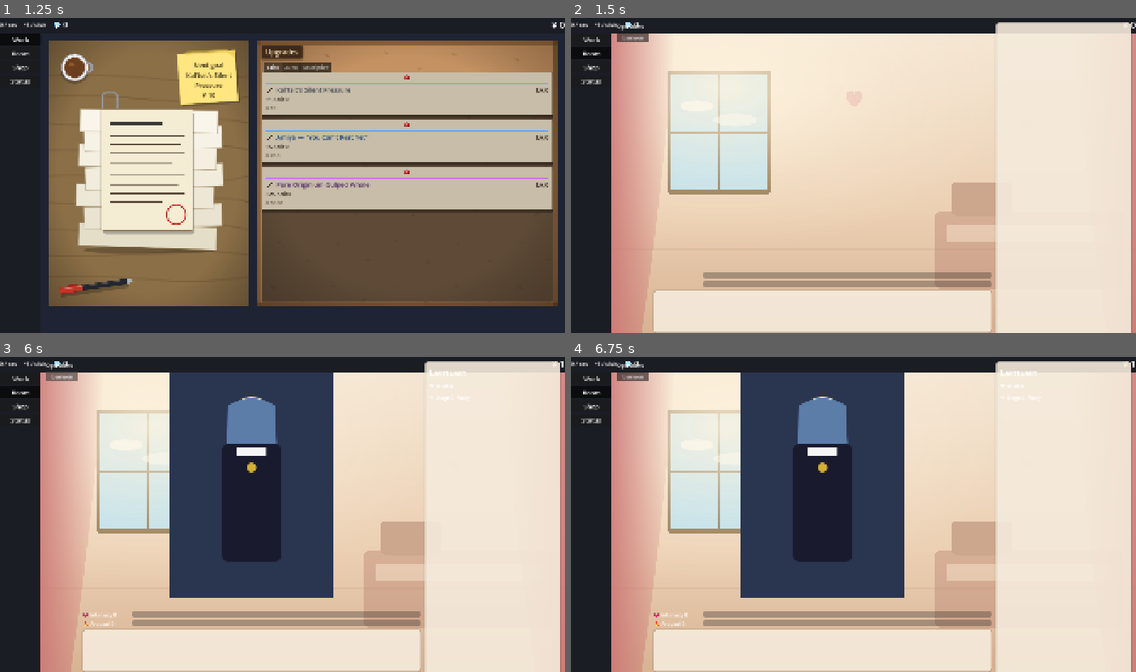
Above: before the commit, frames 1-4 (two rows, left to right).
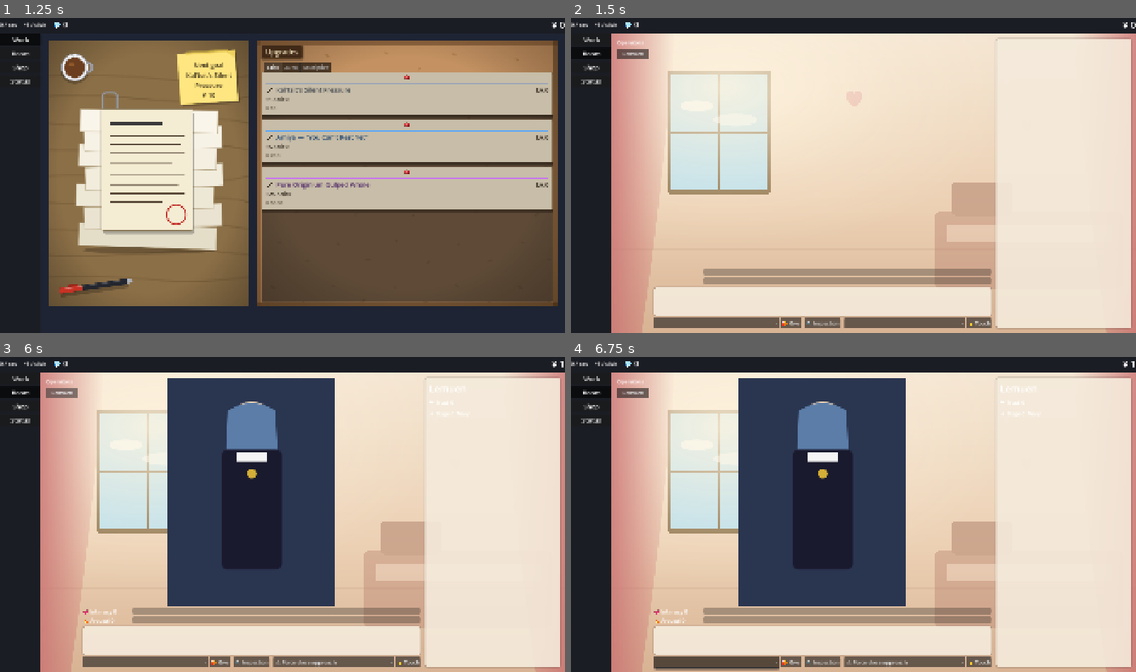
Above: after the commit, the same moments.

Repository: bakamarudasi/clickergame_demo
Game: Godot game, scene res://scenes/main.tscn
The game is run twice, just before and just after one commit, with the same random seed, the same clock (stepped at 60 frames per second) and the same inputs.
Inputs (mouse positions are in pixels of both pictures, inside the frame that each line leads up to):
- Up to frame 1 (1.25 s): click "Work" at 0.5 s
- Up to frame 2 (1.5 s): click "Room" at 1.25 s
- Up to frame 3 (6 s): click "Shop" at 2 s; click "Status" at 2.75 s; click "Work" at 3.5 s; click (146, 508) at 4.25 s; click "Room" at 5 s; click "Lemuen" at 5.75 s
- Up to frame 4 (6.75 s): click (717, 662) at 6.52 s

Frame 1 is identical in both runs. In frame 2, 7.1% of the frame differs, in the area x 8-100%, y 1-100%; in frame 3, 9.9%; in frame 4, 9.9%.

Commit message:
fix(room): portrait no longer overflows status bar and sidebar
PortraitView had a 560x840 custom_minimum_size inside a CenterContainer.
CenterContainer always renders its child at the child's minimum size, so
the portrait stayed 840px tall regardless of the viewport (720px) and
spilled over the status bar at the top and the dialogue/action area at
the bottom. The oversized minimum also propagated up the container tree
and squeezed the sidebar tabs off-screen.

Swap PortraitArea to a plain clip_contents Control so the portrait fills
whatever vertical space CenterPanel can give it, anchor PortraitView to
full-rect with stretch_keep_aspect_covered, and drop DialoguePanel's min
height from 140 to 96 to give the portrait more headroom on 720p. Scene-
mode portraits now get full-rect anchors set on insertion, replacing the
old reliance on CenterContainer's auto-centering.

Diff:
--- a/scenes/ui/room_tab.tscn
+++ b/scenes/ui/room_tab.tscn
@@ -88,14 +88,20 @@
 size_flags_stretch_ratio = 2.5
 theme_override_constants/separation = 8
 
-[node name="PortraitArea" type="CenterContainer" parent="HBox/CenterPanel"]
+[node name="PortraitArea" type="Control" parent="HBox/CenterPanel"]
+clip_contents = true
+custom_minimum_size = Vector2(0, 260)
 layout_mode = 2
 size_flags_vertical = 3
 
 [node name="PortraitView" type="TextureRect" parent="HBox/CenterPanel/PortraitArea"]
 unique_name_in_owner = true
-custom_minimum_size = Vector2(560, 840)
-layout_mode = 2
+layout_mode = 1
+anchors_preset = 15
+anchor_right = 1.0
+anchor_bottom = 1.0
+grow_horizontal = 2
+grow_vertical = 2
 expand_mode = 1
 stretch_mode = 5
 
@@ -219,7 +225,7 @@
 show_percentage = false
 
 [node name="DialoguePanel" type="PanelContainer" parent="HBox/CenterPanel"]
-custom_minimum_size = Vector2(0, 140)
+custom_minimum_size = Vector2(0, 96)
 layout_mode = 2
 theme_override_styles/panel = SubResource("StyleBoxFlat_card")
 
--- a/scripts/ui/room_tab/portrait_controller.gd
+++ b/scripts/ui/room_tab/portrait_controller.gd
@@ -276,10 +276,21 @@
 		return
 	_clear_scene()
 	_portrait_scene_node = scene.instantiate()
-	# PortraitView の親（PortraitArea）にぶら下げる。PortraitArea が
-	# CenterContainer なのでサイズは中央で自動配置される。
+	# PortraitView の親（PortraitArea）にぶら下げる。PortraitArea は clip_contents 付きの
+	# Control なので、子は anchors で自分でサイズを取りに行く必要がある。
+	# ルートが Control 系ならフルレクトに引き伸ばす。それ以外は元の挙動に任せる。
 	var holder := _portrait_view.get_parent()
 	holder.add_child(_portrait_scene_node)
+	if _portrait_scene_node is Control:
+		var c: Control = _portrait_scene_node
+		c.anchor_left = 0.0
+		c.anchor_top = 0.0
+		c.anchor_right = 1.0
+		c.anchor_bottom = 1.0
+		c.offset_left = 0.0
+		c.offset_top = 0.0
+		c.offset_right = 0.0
+		c.offset_bottom = 0.0
 	_portrait_scene_path = path
 
 
